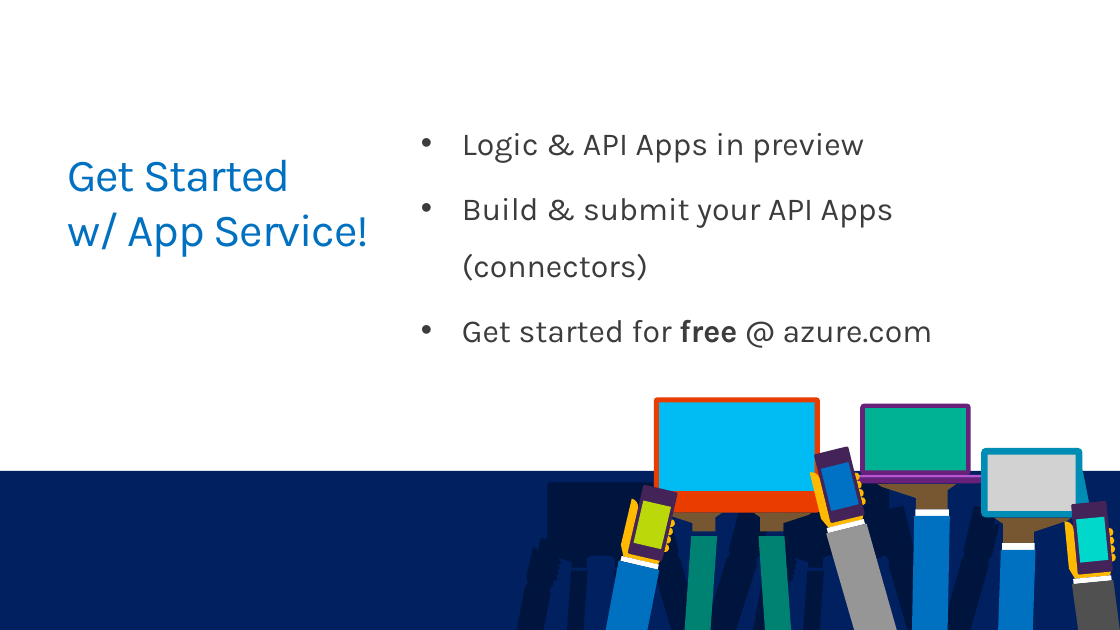
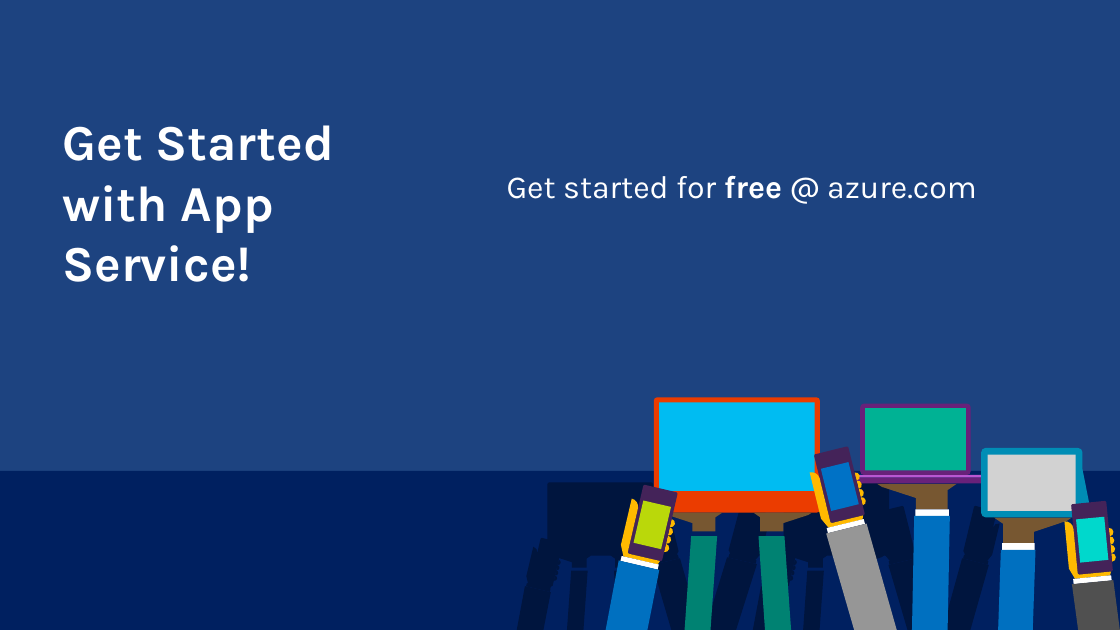
Before and after one commit to kunal-chowdhury/Public-Speakings, a slide deck: slide 16 of 12-Nov-2016, Microsoft Azure MVP Bootcamp/Azure App Services and Universal Windows Platform.pptx (slide 15 before the commit). Drawn at 1120x630 pixels with LibreOffice and Linux fonts; fonts in the diff are those of the drawing; background and template pictures are left out. Boxes give left, top, right and bottom in pixels: in the first picture for what was removed or moved away, otherwise in the second. Text is boxed around its words. In the diff, an @@ line names an element or a change of style, - is before the commit and + after.

Commit message:
Updated slide 'Azure App Services and Universal Windows Platform' for 'Azure MVP Bootcamp'

```diff
--- a/12-Nov-2016, Microsoft Azure MVP Bootcamp/Azure App Services and Universal Windows Platform.pptx
+++ b/12-Nov-2016, Microsoft Azure MVP Bootcamp/Azure App Services and Universal Windows Platform.pptx
@@ background #FFFFFF to picture (left out) @@
@@ title at (x1=62, y1=125, x2=334, y2=282): text changed; size 40 to 44 pt; text colour #0070C0 to #FFFFFF; bold on @@
-Get Started
-w/ App Service!
+Get Started
+with App Service!
@@ text at (x1=462, y1=133, x2=894, y2=281): paragraphs removed @@
-• Logic & API Apps in preview
-• Build & submit your API Apps (connectors)
@@ text "Get started for free @ ..." moved from (x1=462, y1=133, x2=933, y2=343) to (x1=507, y1=175, x2=977, y2=199) @@
@@ text "Get started for free @ ..." at (x1=507, y1=175, x2=977, y2=199): text colour #3C3C3C to #FFFFFF; bullet • to none @@
```
Also in this commit, not shown: 2 other slides changed, 14 slides added, 4 slides removed.
